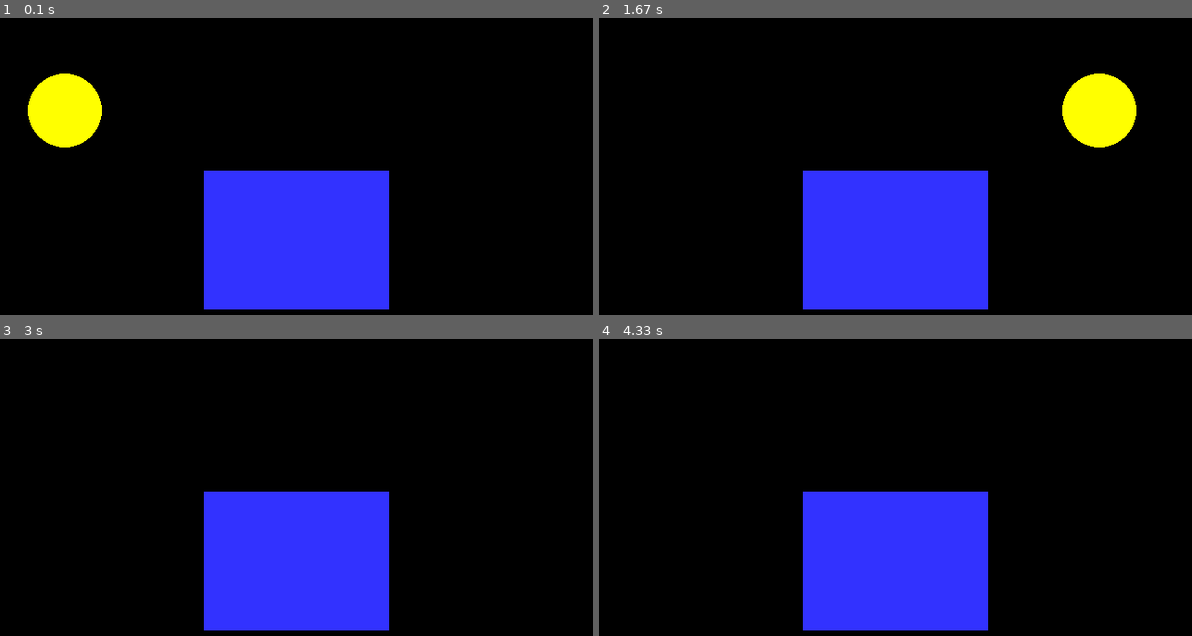
Above: before the commit, frames 1-4 (two rows, left to right).
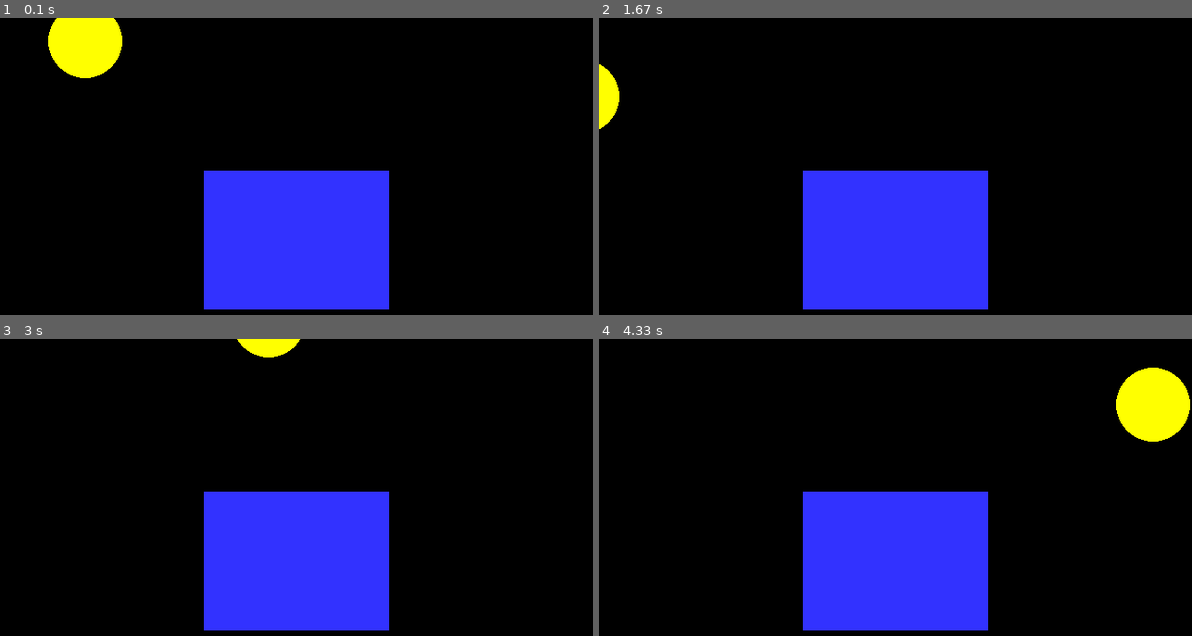
Above: after the commit, the same moments.

Repository: JavierRT7/RamosTurnes-classwork
Game: pygame game, started from pyGame/Rising sun/rising-sun.py
Two runs of this game, one before a commit and one after it. Both use one fixed random seed, a clock stepped at 60 frames per second and the inputs below.
Inputs:
- Up to frame 1 (0.1 s): no input
- Up to frame 2 (1.67 s): no input
- Up to frame 3 (3 s): no input
- Up to frame 4 (4.33 s): no input

The runs differ from the first frame. In frame 1, 4.5% of the frame differs, in the area x 4-21%, y 0-44%; in frame 2, 3.0%; in frame 3, 0.5%; in frame 4, 2.4%.

Commit message:
Update rising-sun.py

Diff:
--- a/pyGame/Rising sun/rising-sun.py
+++ b/pyGame/Rising sun/rising-sun.py
@@ -14,8 +14,9 @@
 pygame.display.set_caption("My Window")
 # -- Exit game flag set to false
 done = False
-sun_x = 40
+sun_x = -40
 sun_y = 100
+sun_y_movement = 16
 # -- Manages how fast screen refreshes
 clock = pygame.time.Clock()
 ### -- Game Loop
@@ -27,7 +28,14 @@
     #End If
   #Next event
   # -- Game logic goes after this comment
-  sun_x = sun_x + 5
+  sun_y_movement = sun_y_movement - 1
+  sun_x = sun_x + 22
+  sun_y = sun_y  - sun_y_movement
+  if sun_x == 686:
+      sun_x = -40
+      sun_y = 100
+      sun_y_movement = 16
+    #End If
   # -- Screen background is BLACK
   screen.fill (BLACK)
   # -- Draw here
